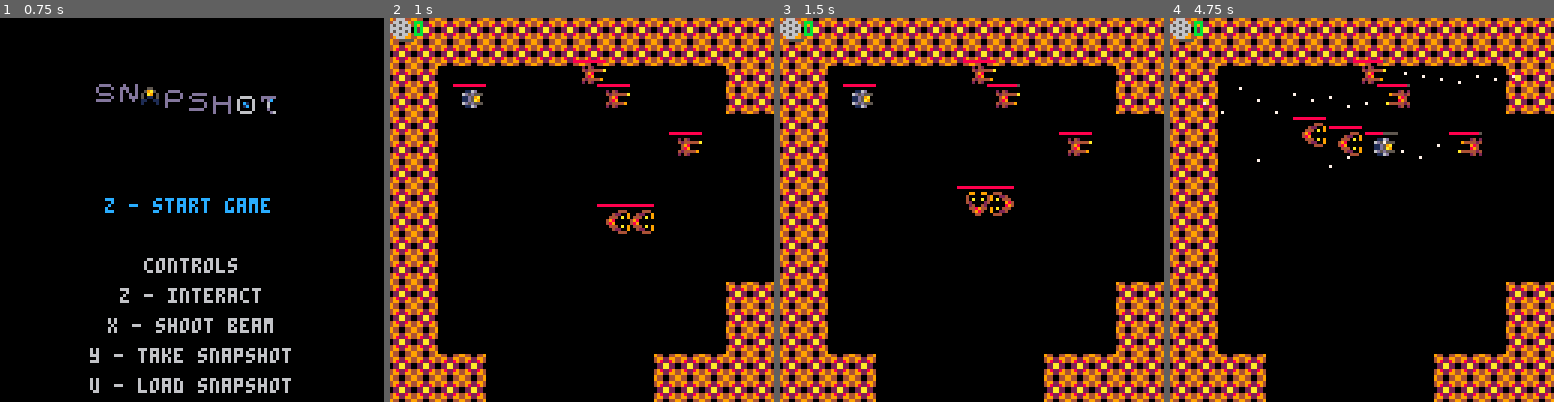
Above: before the commit, frames 1-4 (left to right).
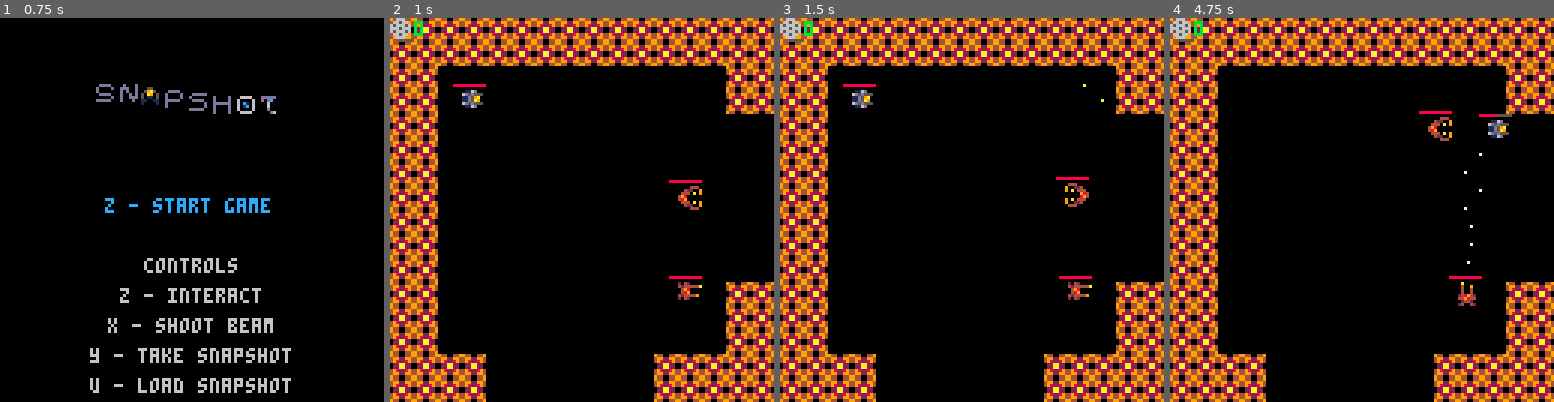
Above: after the commit, the same moments.

Repository: Radonchnk/camera_game
Game: PICO-8 cartridge cameragame.p8
Same seed, same stepped clock (60 frames per second), same inputs: the game is played once before the commit and once after it.
Inputs:
- Up to frame 1 (0.75 s): tap X (X key) at 0.33 s; tap O (Z key) at 0.7 s
- Up to frame 2 (1 s): no input
- Up to frame 3 (1.5 s): tap X (X key) at 1.07 s
- Up to frame 4 (4.75 s): hold Right 1.6-2.1 s; tap O (Z key) every 0.4 s from 1.7 to 4.5 s; tap X (X key) at 1.85, 2.97, 4.08 s; hold Up 2.15-2.42 s; hold Right 2.47-3.03 s; hold Left 3.08-3.58 s; hold Down 3.63-3.97 s; hold Right 4.02-4.68 s; hold Up from 4.73 s (still down)

Frame 1 is identical in both runs. In frame 2, 1.7% of the frame differs, in the area x 47-82%, y 10-74%; in frame 3, 1.7%; in frame 4, 2.4%, in the area x 8-90%, y 10-75%.

Commit message:
first room 2 enemies

Diff:
--- a/map/level_setup.lua
+++ b/map/level_setup.lua
@@ -109,6 +109,12 @@
         -- shop
     elseif current_level[1] == 3 then
         -- bos
+    elseif current_level[1] == 4 then
+        -- first room
+        rand_coords = {13-flr(rnd(12)), 13-flr(rnd(12))}
+        add(current_level_enemies, spawn_enemy("turret", tile_to_pixel(rand_coords[1]), tile_to_pixel(rand_coords[2])), #current_level_enemies+1)
+        rand_coords = {13-flr(rnd(12)), 13-flr(rnd(12))}
+        add(current_level_enemies, spawn_enemy("melee", tile_to_pixel(rand_coords[1]), tile_to_pixel(rand_coords[2])), #current_level_enemies+1)
     end
 end
 
@@ -128,7 +134,7 @@
 
     -- Start dungeon at (1,1)
     local rooms = {{1, 1}}
-    grid[1][1] = {1, {}, {}, {}} -- Room exists at (1,1)
+    grid[1][1] = {4, {}, {}, {}} -- Room exists at (1,1)
 
     while #rooms < num_rooms do
         -- Pick a random existing room
